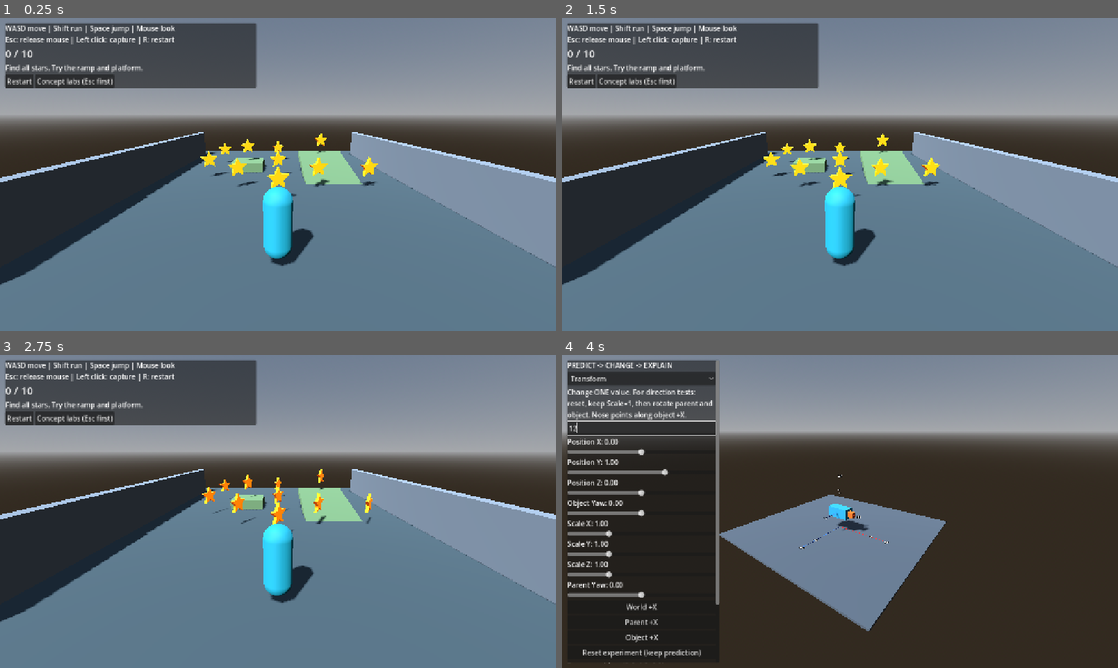
Above: before the commit, frames 1-4 (two rows, left to right).
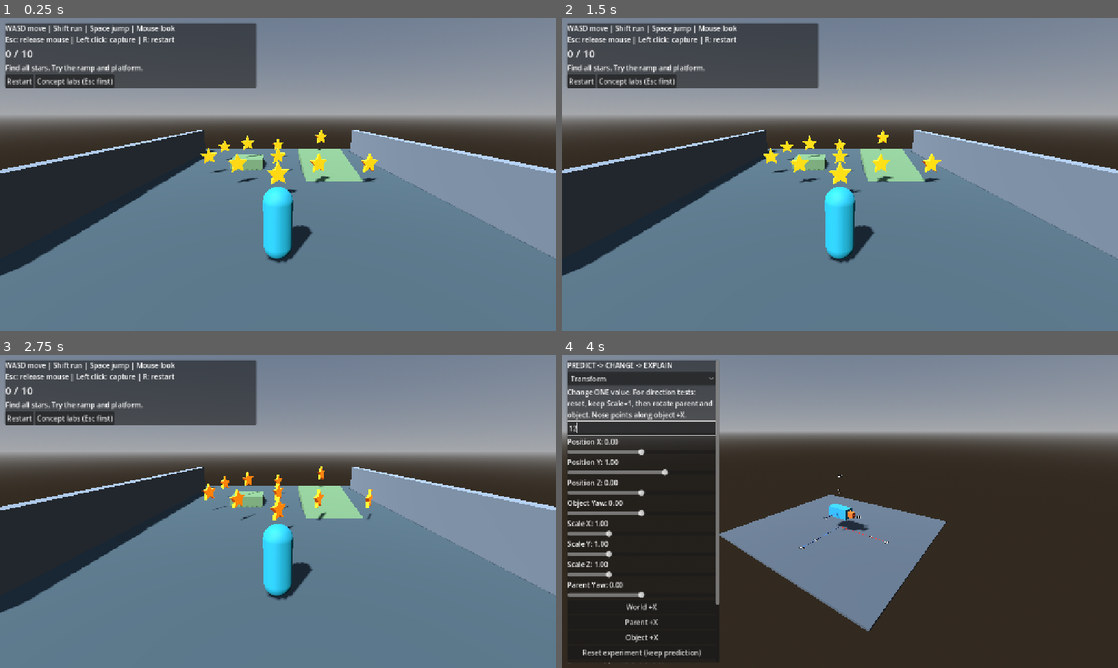
Above: after the commit, the same moments.

Repository: Zilur/ai-3d-game-learning
Game: Godot game, scene res://scenes/main.tscn
The game is run twice, just before and just after one commit, with the same random seed, the same clock (stepped at 60 frames per second) and the same inputs.
Inputs (mouse positions are in pixels of both pictures, inside the frame that each line leads up to):
- Up to frame 1 (0.25 s): no input
- Up to frame 2 (1.5 s): click "Restart" at 0.5 s; click "Restart" at 1.25 s
- Up to frame 3 (2.75 s): click "Restart" at 2 s
- Up to frame 4 (4 s): click "Concept labs (Esc first)" at 2.75 s; click (639, 426) at 3.52 s; type "12" at 3.6 s

The runs differ from the first frame. In frame 1, 4.5% of the frame differs, in the area x 0-100%, y 35-86%; in frame 2, 4.6%; in frame 3, 4.3%; in frame 4, nothing differs.
Error before the commit: Parse Error: Static function "release_pressed_events()" not found in base "GDScriptNativeClass". (res://scripts/player.gd:80)

Commit message:
fix: use supported Input action release API after engine import test

Diff:
--- a/game/scripts/player.gd
+++ b/game/scripts/player.gd
@@ -77,4 +77,6 @@
 func _notification(what: int) -> void:
 	if what == NOTIFICATION_APPLICATION_FOCUS_OUT:
 		Input.mouse_mode = Input.MOUSE_MODE_VISIBLE
-		Input.release_pressed_events()
+		for action in ["move_left", "move_right", "move_forward", "move_back", "sprint", "jump"]:
+			if InputMap.has_action(action):
+				Input.action_release(action)
